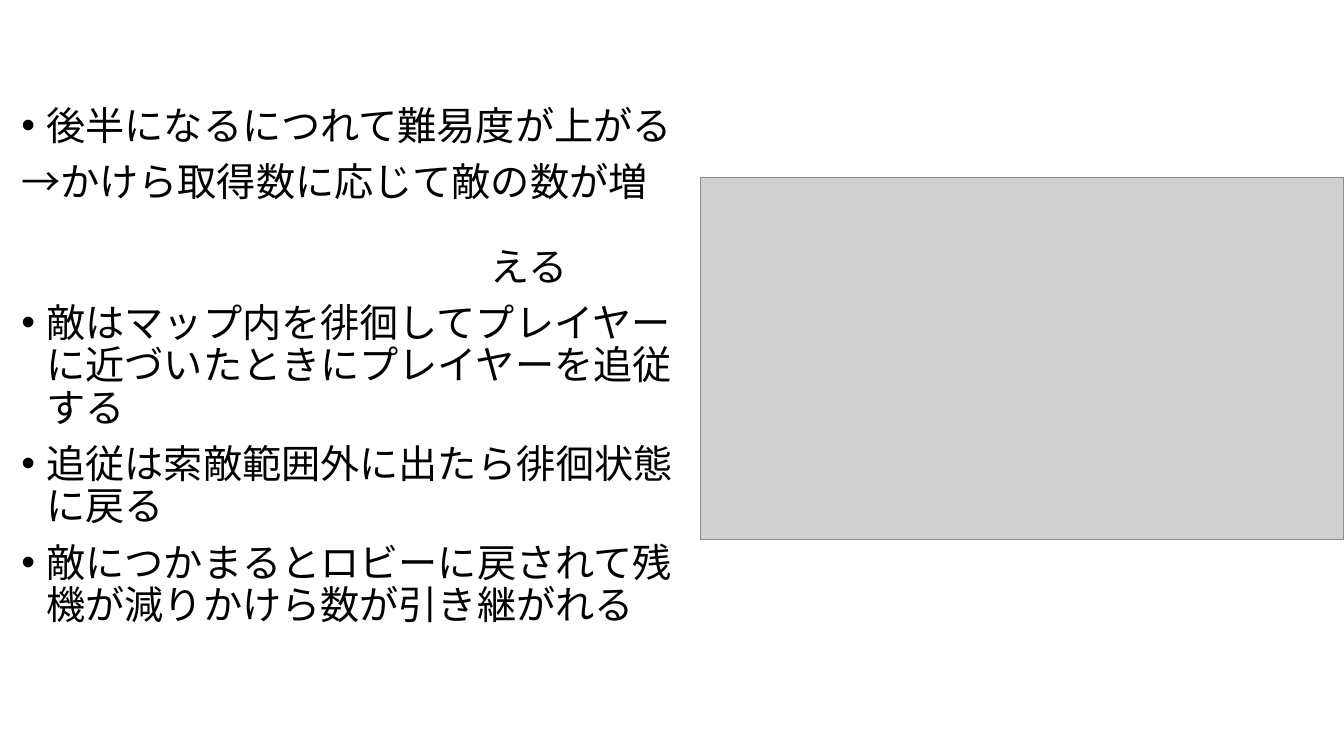
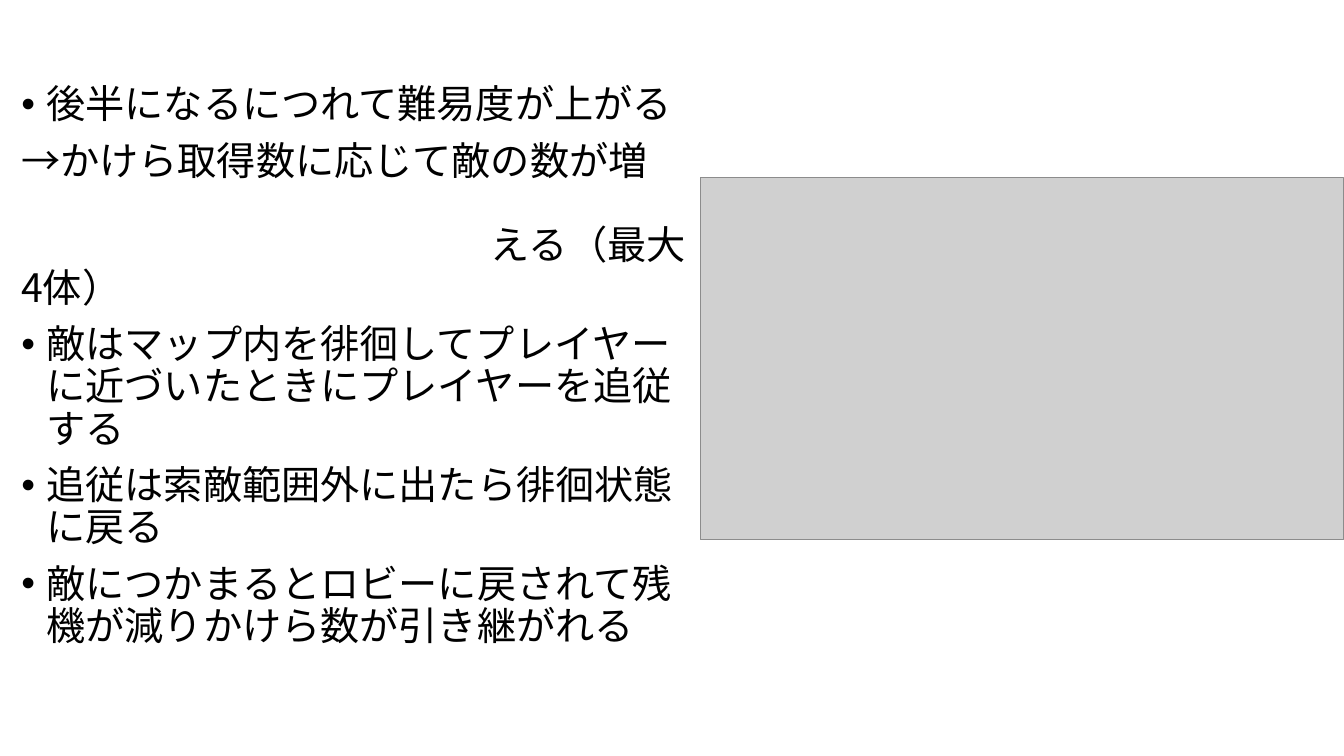
Before and after one commit to FunasakoYuga/GlassesGame, a slide deck: slide 5 of SewerEscape企画書.pptx. Drawn at 1344x756 pixels with LibreOffice and Linux fonts; fonts in the diff are those of the drawing; grey boxes stand for pictures. Boxes give left, top, right and bottom in pixels: in the first picture for what was removed or moved away, otherwise in the second. Text is boxed around its words. In the diff, an @@ line names an element or a change of style, - is before the commit and + after.

```diff
--- a/SewerEscape企画書.pptx
+++ b/SewerEscape企画書.pptx
@@ text at (x1=21, y1=142, x2=686, y2=306): text changed @@
-→かけら取得数に応じて敵の数が増 える
+→かけら取得数に応じて敵の数が増 える（最大4体）
```
Also in this commit, not shown: 1 other slide changed.
